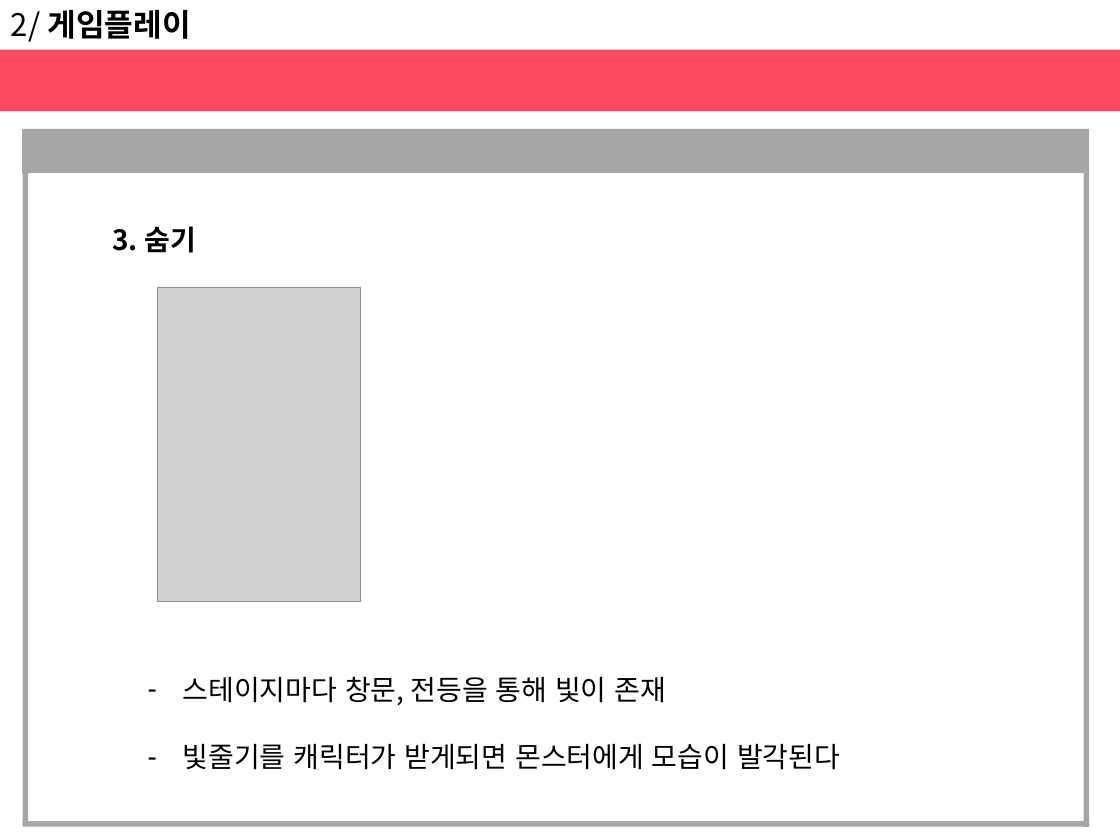
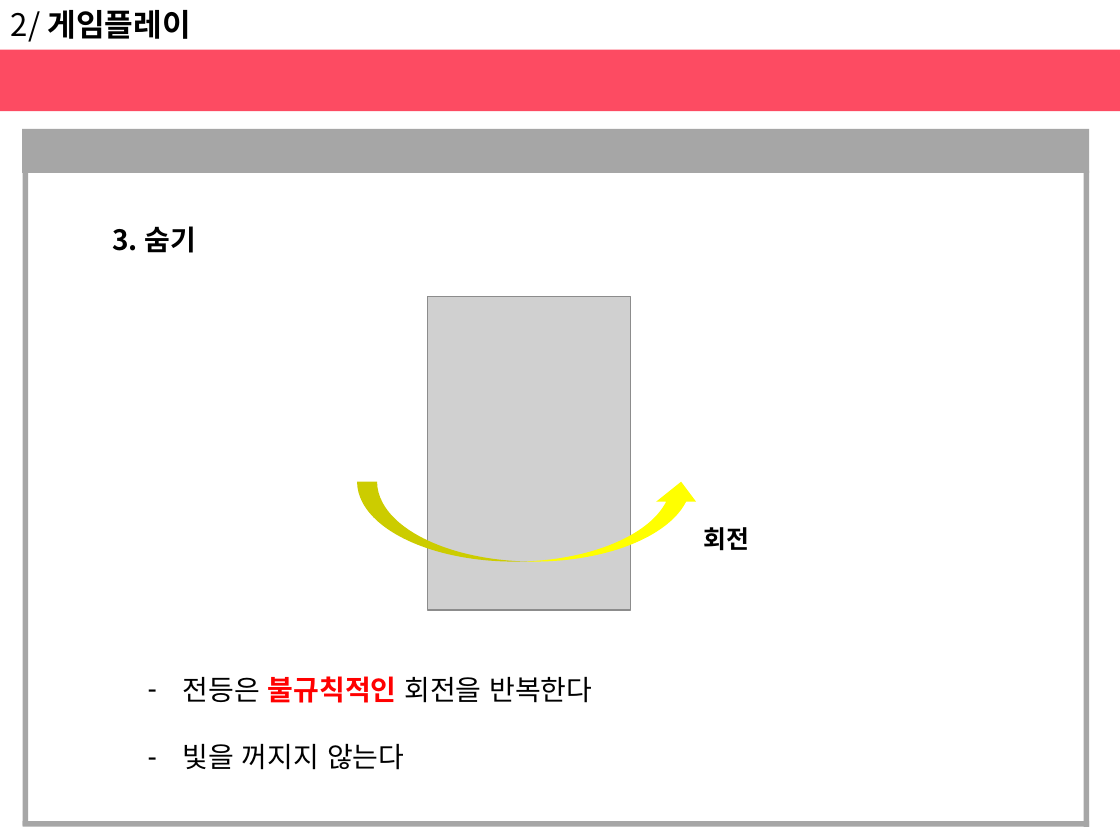
Before and after one commit to haeunjung/Team_Project, a slide deck: slide 12 of 기획문서/게임 제안서.pptx (slide 11 before the commit). Drawn at 1120x840 pixels with LibreOffice and Linux fonts; fonts in the diff are those of the drawing; grey boxes stand for pictures. Boxes give left, top, right and bottom in pixels: in the first picture for what was removed or moved away, otherwise in the second. Text is boxed around its words. In the diff, an @@ line names an element or a change of style, - is before the commit and + after.

Commit message:
11.29
게임 플레이 중심 요소  (몬스터의 공격과 캐릭터가 몬스터를 공격하는 조건) 추가

```diff
--- a/기획문서/게임 제안서.pptx
+++ b/기획문서/게임 제안서.pptx
@@ picture: place and size @@
-picture at [158, 288, 361, 601]
+picture at [428, 297, 631, 610]
@@ curved up arrow added at [357, 482, 701, 561], fill #FFFF00 @@
@@ text added at [703, 527, 749, 551], 16 pt, text #000000, bold @@
+회전
@@ text at [183, 676, 592, 770]: text changed @@
-– 스테이지마다 창문, 전등을 통해 빛이 존재
-– 빛줄기를 캐릭터가 받게되면 몬스터에게 모습이 발각된다
+– 전등은 불규칙적인 회전을 반복한다
+– 빛을 꺼지지 않는다
```
Also in this commit, not shown: 2 other slides changed, 2 slides added.
